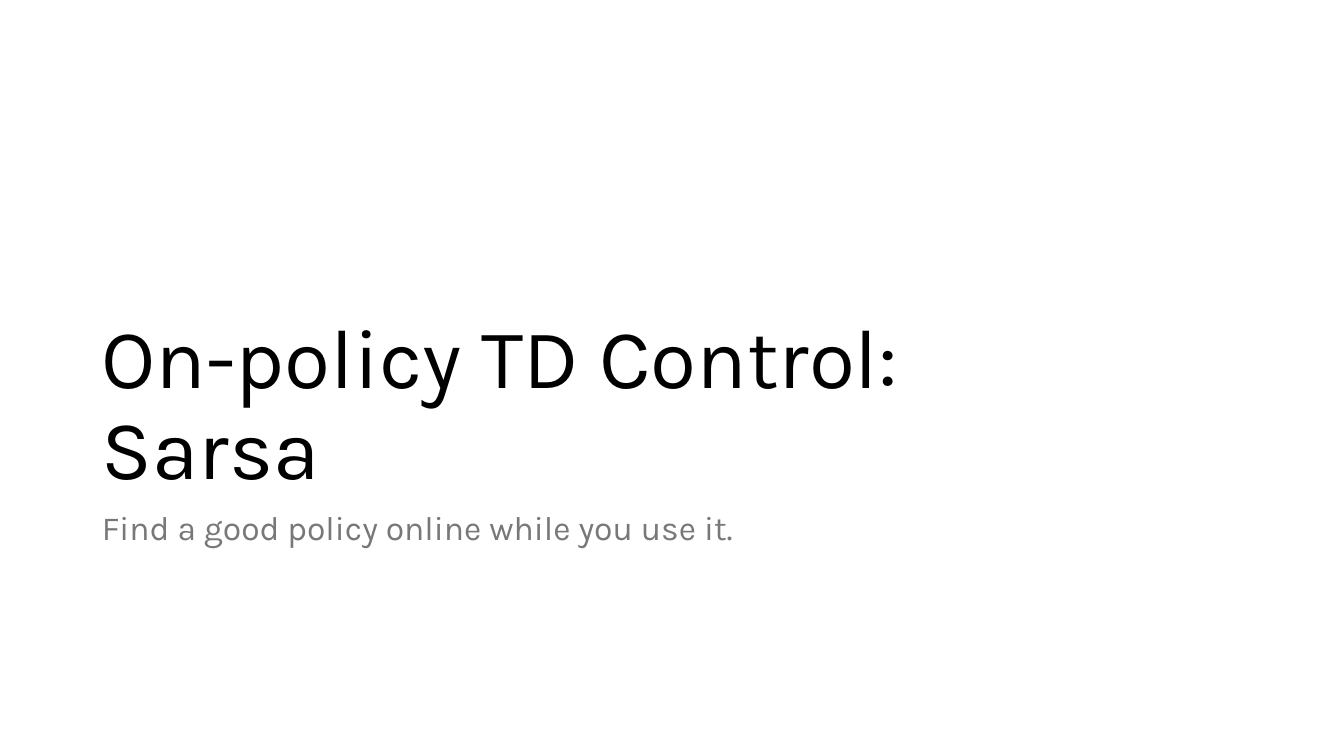
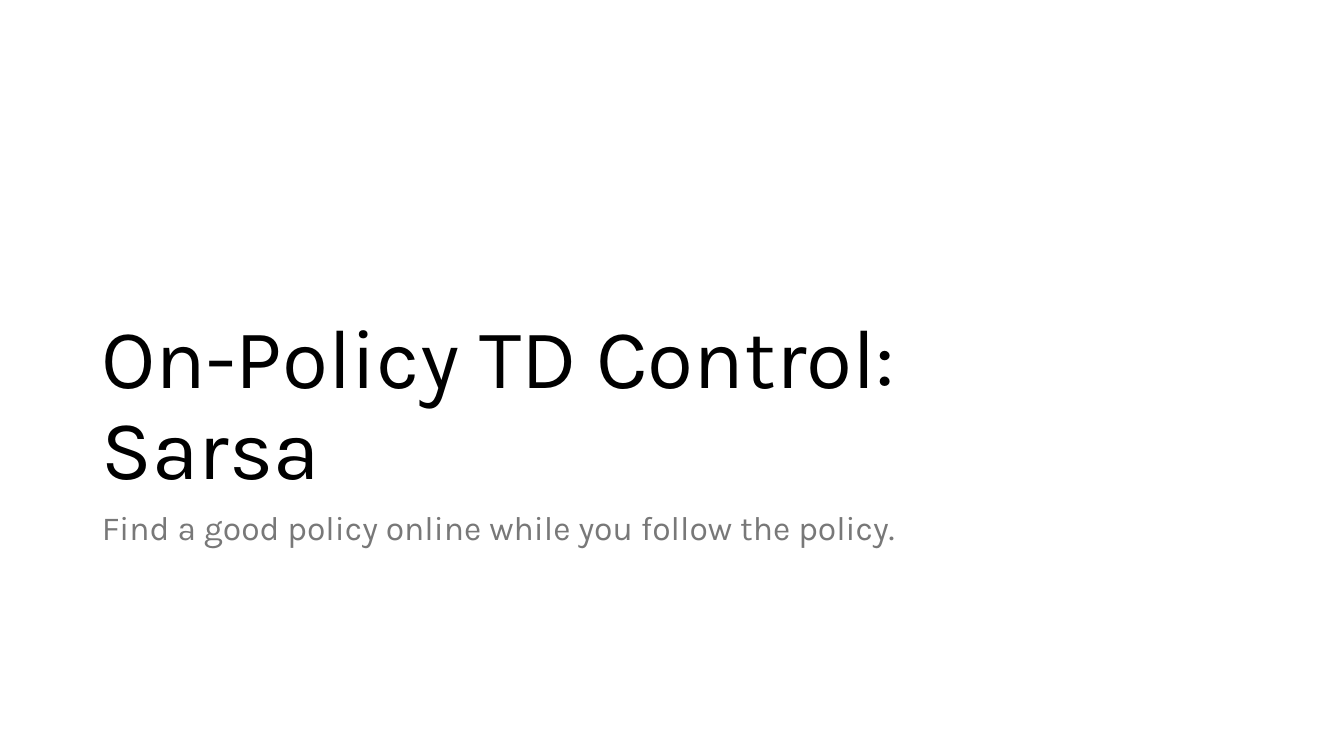
Before and after one commit to mhahsler/Introduction_to_Reinforcement_Learning, a slide deck: slide 11 of slides/Lecture_Chapter06.pptx (slide 9 before the commit). Drawn at 1344x756 pixels with LibreOffice and Linux fonts; fonts in the diff are those of the drawing. Boxes give left, top, right and bottom in pixels: in the first picture for what was removed or moved away, otherwise in the second. Text is boxed around its words. In the diff, an @@ line names an element or a change of style, - is before the commit and + after.

```diff
--- a/slides/Lecture_Chapter06.pptx
+++ b/slides/Lecture_Chapter06.pptx
@@ title at [102,330,895,480]: text changed @@
-On-policy TD Control:
-Sarsa
+On-Policy TD Control:
+Sarsa
@@ text at [102,517,894,548]: text changed @@
-Find a good policy online while you use it.
+Find a good policy online while you follow the policy.
```
Also in this commit, not shown: 16 other slides changed, 2 slides added, 7 other files.
